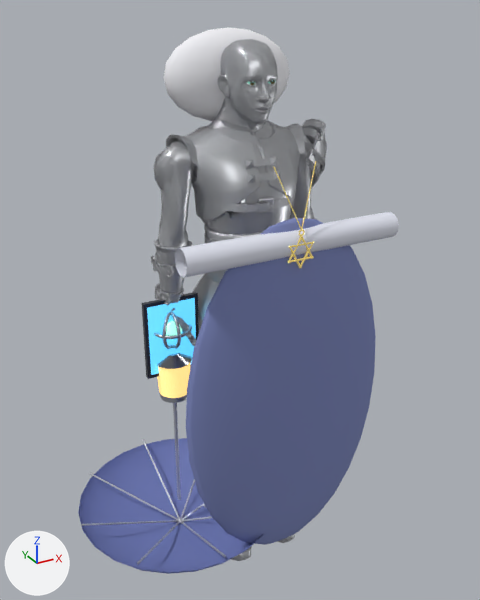
The glTF model app/src/main/assets/character/robot.glb as it was, and as the next commit left it.
Rendered twice from a 50 mm camera at (-1.027, -1.81, 1.894) aimed at (-0.029, 0.004, 0.987). The axes (+X, +Y, +Z) are drawn at lower left. The lights are the same throughout. The picture after the commit comes second. Where no turn or scale is listed for an object, it has been applied to the vertices.

Objects in the first picture: 'outfit_plated', 'prop_compass', 'prop_lantern', 'prop_tablet', 'prop_umbrella', 'sleep_blanket', 'sleep_pillow' and 2 more.
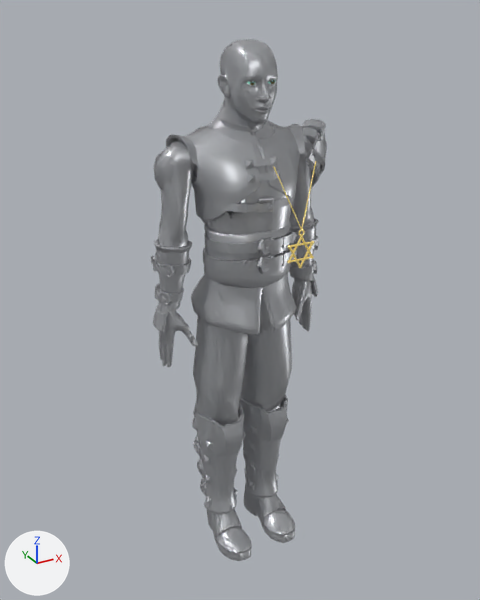
Edits to the bpy script that builds the scene:
```text
Remove ob_prop_tablet:
    ob_prop_tablet = bpy.data.objects.new('prop_tablet', me_prop_tablet)
    ob_prop_tablet.location = (-0.272, 0.03, 0.879)
Remove ob_prop_compass:
    ob_prop_compass = bpy.data.objects.new('prop_compass', me_prop_compass)
    ob_prop_compass.location = (-0.272, 0.03, 0.879)
Remove ob_prop_lantern:
    ob_prop_lantern = bpy.data.objects.new('prop_lantern', me_prop_lantern)
    ob_prop_lantern.location = (-0.272, 0.03, 0.879)
Remove ob_prop_umbrella:
    ob_prop_umbrella = bpy.data.objects.new('prop_umbrella', me_prop_umbrella)
    ob_prop_umbrella.location = (-0.272, 0.03, 0.879)
Remove ob_sleep_blanket:
    ob_sleep_blanket = bpy.data.objects.new('sleep_blanket', me_sleep_blanket)
    ob_sleep_blanket.location = (0.0, 0.0, 0.0)
Remove ob_sleep_pillow:
    ob_sleep_pillow = bpy.data.objects.new('sleep_pillow', me_sleep_pillow)
    ob_sleep_pillow.location = (0.0, 0.0, -0.08)
```

Boxes [x1, y1, x2, y2] around the edits, measured in the pictures (480 x 600 px):
'sleep_blanket', deleted
    before: [175, 212, 399, 545]
    faces in mat_blanket (blue #7c86bc): [186, 218, 376, 545]
    faces in mat_blanket_trim (white #e5e7f3): [175, 212, 399, 277]
'prop_umbrella', deleted
    before: [78, 403, 264, 574]
    faces in mat_umbrella_cloth (blue #6f7cbc): [78, 438, 264, 574]
    faces in mat_umbrella_rib (white #dadde5): [81, 403, 226, 565]
'sleep_pillow', deleted
    before: [163, 27, 290, 121]
'prop_tablet', deleted
    before: [142, 292, 199, 379]
    faces in mat_tablet_screen (cyan #7cdaff, glowing blue #59c4f9): [147, 298, 196, 375]
    faces in mat_tablet_body (dark grey #4b5059): [142, 292, 199, 379]
'prop_lantern', deleted
    before: [157, 353, 192, 403]
    faces in mat_lantern_glass (beige #ffdd95, glowing orange #ffce7c): [157, 363, 190, 398]
    faces in mat_prop_metal (light grey #c4c7ce): [157, 353, 192, 403]
'prop_compass', deleted
    before: [154, 312, 192, 349]
    faces in mat_prop_metal (light grey #c4c7ce): [154, 312, 192, 349]
    faces in mat_compass_core (green #cbffe7, glowing green #95ffda): [166, 321, 182, 335]
